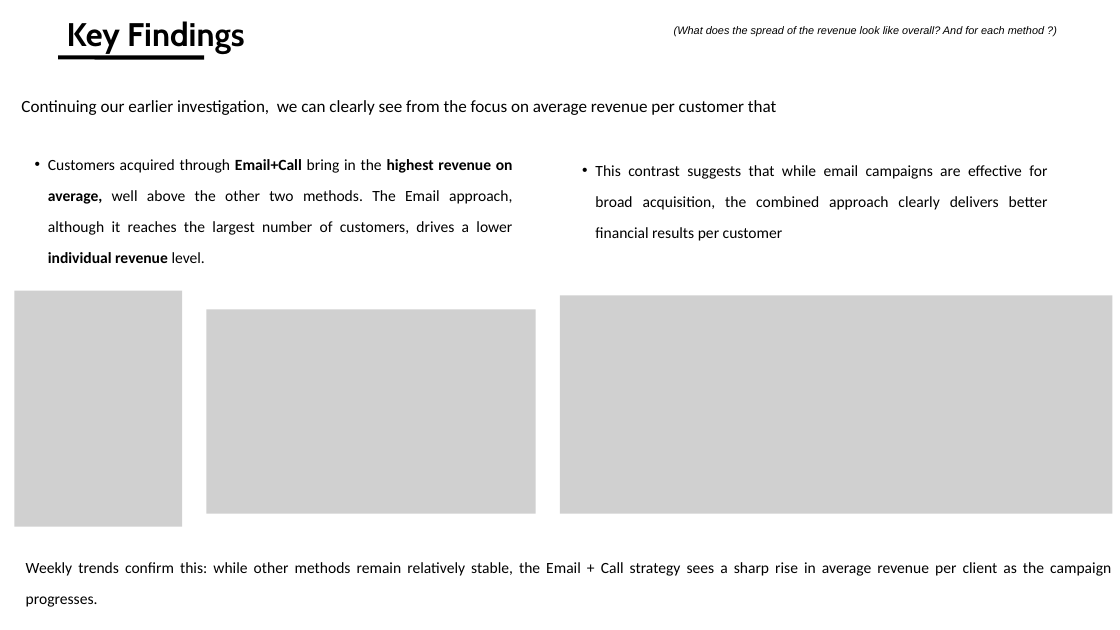
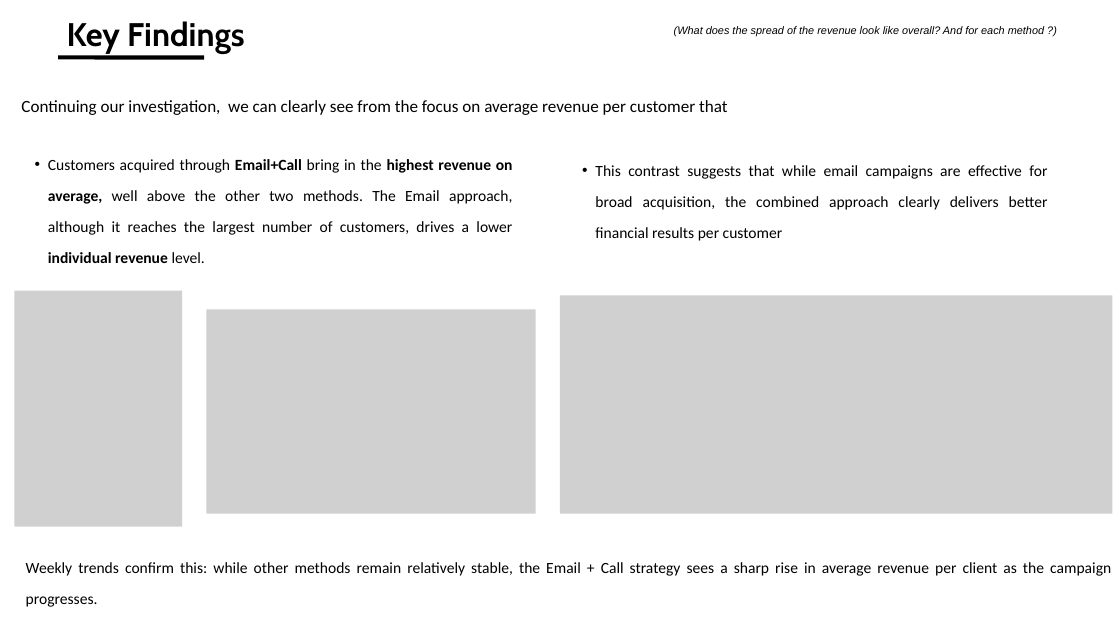
Before and after one commit to A-Helkias/Data-Analyst-Certification, a slide deck: slide 7 of Presentation - Data Analyst Certification.pptx. Drawn at 1120x630 pixels with LibreOffice and Linux fonts; fonts in the diff are those of the drawing; grey boxes stand for pictures. Boxes give left, top, right and bottom in pixels: in the first picture for what was removed or moved away, otherwise in the second. Text is boxed around its words. In the diff, an @@ line names an element or a change of style, - is before the commit and + after.

```diff
--- a/Presentation - Data Analyst Certification.pptx
+++ b/Presentation - Data Analyst Certification.pptx
@@ text at bbox=[21, 100, 727, 115]: text changed @@
-Continuing our earlier investigation, we can clearly see from the focus on average revenue per customer that
+Continuing our investigation, we can clearly see from the focus on average revenue per customer that
```
Also in this commit, not shown: 6 other slides changed, 2 other files.
